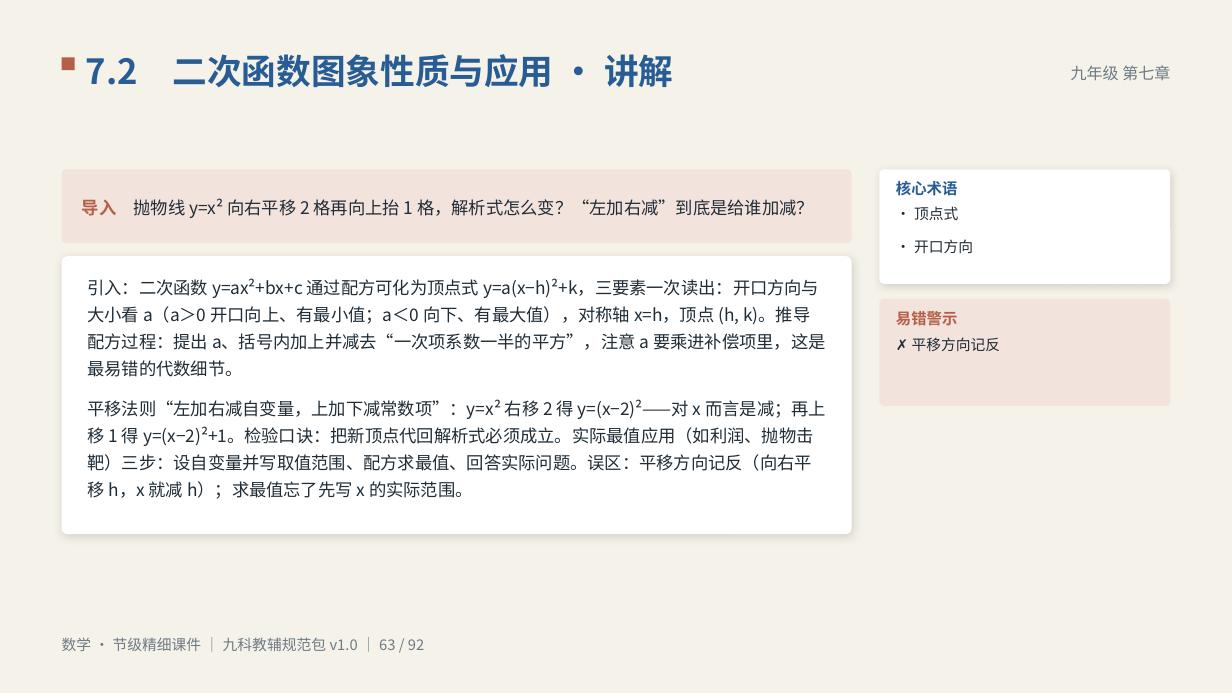
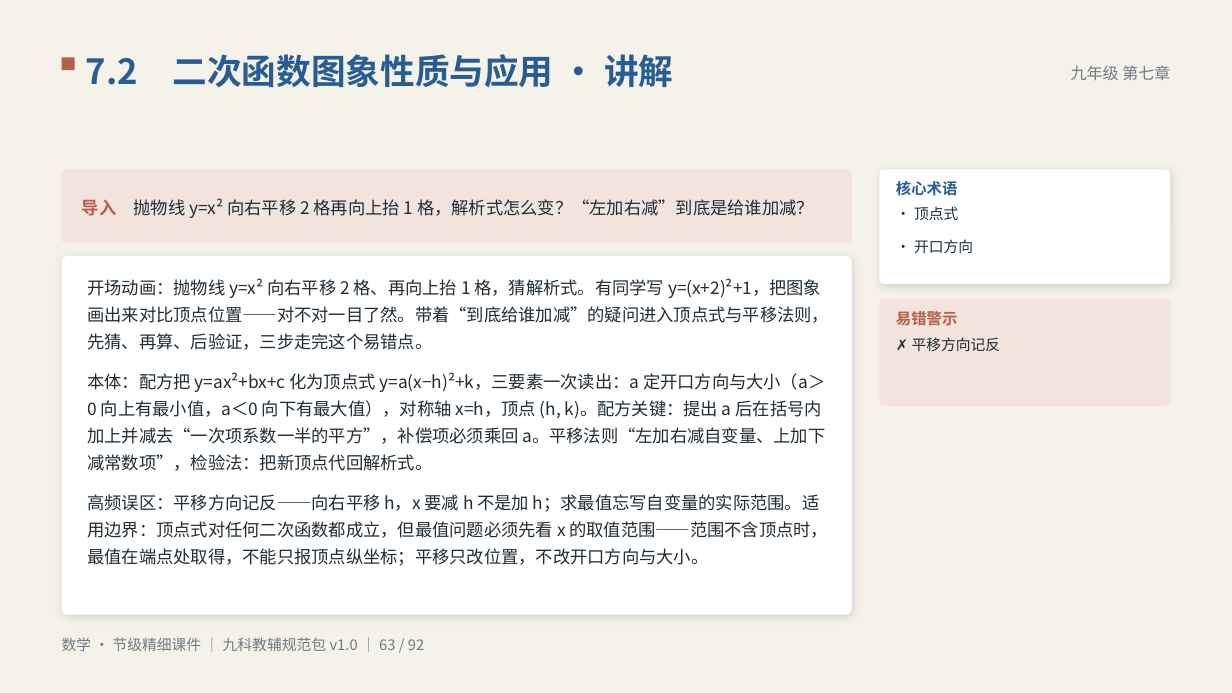
Before and after one commit to vimalinx/jiajiao-courseware, a slide deck: slide 63 of pptx/数学·节级精细讲解课件.pptx. Drawn at 1232x693 pixels with LibreOffice and Linux fonts; fonts in the diff are those of the drawing. Boxes give left, top, right and bottom in pixels: in the first picture for what was removed or moved away, otherwise in the second. Text is boxed around its words. In the diff, an @@ line names an element or a change of style, - is before the commit and + after.

```diff
--- a/pptx/数学·节级精细讲解课件.pptx
+++ b/pptx/数学·节级精细讲解课件.pptx
@@ rounded rectangle: place and size @@
-rounded rectangle at [62, 256, 852, 534]
+rounded rectangle at [62, 256, 852, 615]
@@ rounded rectangle at [62, 256, 852, 615]: proportions changed @@
@@ text at [87, 278, 829, 566]: text changed @@
-引入：二次函数 y=ax²+bx+c 通过配方可化为顶点式 y=a(x−h)²+k，三要素一次读出：开口方向与大小看 a（a＞0 开口向上、有最小值；a＜0 向下、有最大值），对称轴 x=h，顶点 (h, k)。推导配方过程：提出 a、括号内加上并减去“一次项系数一半的平方”，注意 a 要乘进补偿项里，这是最易错的代数细节。
-平移法则“左加右减自变量，上加下减常数项”：y=x² 右移 2 得 y=(x−2)²——对 x 而言是减；再上移 1 得 y=(x−2)²+1。检验口诀：把新顶点代回解析式必须成立。实际最值应用（如利润、抛物击靶）三步：设自变量并写取值范围、配方求最值、回答实际问题。误区：平移方向记反（向右平移 h，x 就减 h）；求最值忘了先写 x 的实际范围。
+开场动画：抛物线 y=x² 向右平移 2 格、再向上抬 1 格，猜解析式。有同学写 y=(x+2)²+1，把图象画出来对比顶点位置——对不对一目了然。带着“到底给谁加减”的疑问进入顶点式与平移法则，先猜、再算、后验证，三步走完这个易错点。
+本体：配方把 y=ax²+bx+c 化为顶点式 y=a(x−h)²+k，三要素一次读出：a 定开口方向与大小（a＞0 向上有最小值，a＜0 向下有最大值），对称轴 x=h，顶点 (h, k)。配方关键：提出 a 后在括号内加上并减去“一次项系数一半的平方”，补偿项必须乘回 a。平移法则“左加右减自变量、上加下减常数项”，检验法：把新顶点代回解析式。
+高频误区：平移方向记反——向右平移 h，x 要减 h 不是加 h；求最值忘写自变量的实际范围。适用边界：顶点式对任何二次函数都成立，但最值问题必须先看 x 的取值范围——范围不含顶点时，最值在端点处取得，不能只报顶点纵坐标；平移只改位置，不改开口方向与大小。
```
Also in this commit, not shown: 37 other slides changed, 34 other files.
